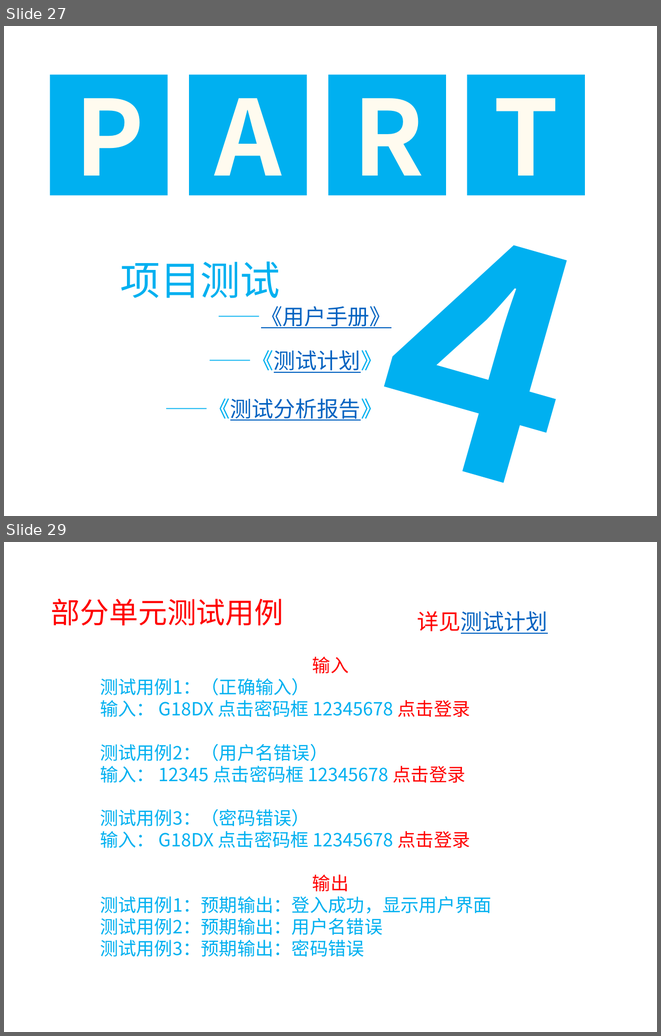
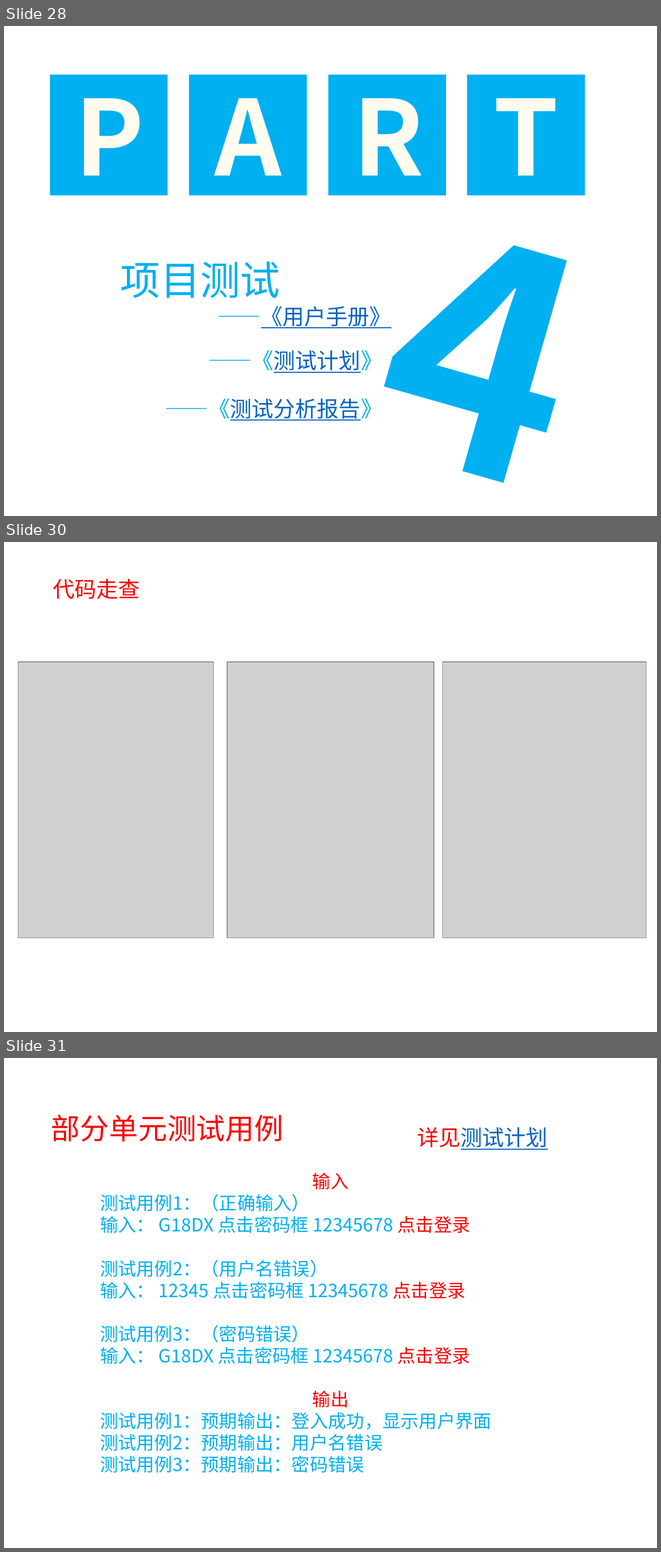
Before and after one commit to SE2018G18/SE2018-G18-Project, a slide deck: SE2018春-G18-项目总结.pptx. Shown one above the other, each under a label of ours: slides 27 and 29 before the commit, slides 28, 30 and 31 after it; the slides between them are not shown. The pictures are 661x1036 and 661x1552 pixels, drawn with LibreOffice and Linux fonts; fonts in the diff are those of the drawing; grey boxes stand for pictures; background and template pictures are left out. Boxes give left, top, right and bottom in pixels: in the first picture for what was removed or moved away, otherwise in the second. Text is boxed around its words. In the diff, an @@ line names an element or a change of style, - is before the commit and + after.

```diff
--- a/SE2018春-G18-项目总结.pptx
+++ b/SE2018春-G18-项目总结.pptx
@@ slide 30 added at [4,542,657,1032], background picture (left out) @@
@@ text added at [53,579,140,599], 24 pt, text #FF0000 @@
+代码走查
@@ picture added at [18,662,213,938] @@
@@ picture added at [227,662,434,938] @@
@@ picture added at [443,661,646,937] @@
@@ what was slide 27 is now slide 28 @@
@@ what was slide 29 is now slide 31 @@
```
Also in this commit, not shown: 4 slides changed, 1 other slide added, 7 other files.
